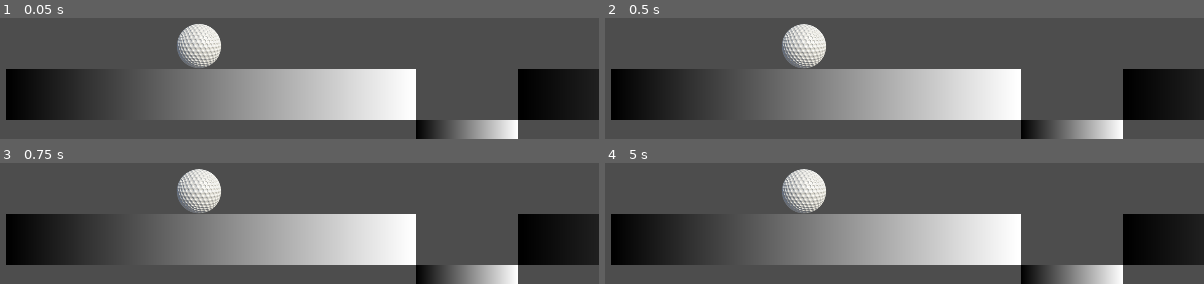
Above: before the commit, frames 1-4 (two rows, left to right).
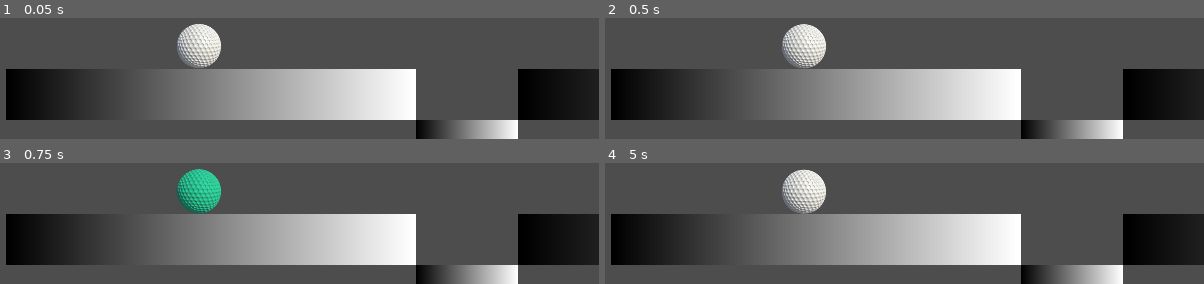
Above: after the commit, the same moments.

Repository: leafcabral/leafs-arcade
Game: Godot game, scene res://main/game_root.tscn
Same seed, same stepped clock (60 frames per second), same inputs: the game is played once before the commit and once after it.
Inputs (mouse positions are in pixels of both pictures, inside the frame that each line leads up to):
- Up to frame 1 (0.05 s): no input
- Up to frame 2 (0.5 s): no input
- Up to frame 3 (0.75 s): tap Enter at 0.5 s; move the mouse to (197, 190) at 0.52 s; click (197, 190) at 0.6 s
- Up to frame 4 (5 s): tap R (reset_start) at 1.25, 3.5, 4.9 s; move the mouse to (outside the picture) at 1.27 s; click (outside the picture) at 1.35 s; move the mouse to (outside the picture) at 2.02 s; click (outside the picture) at 2.1 s; tap F (reset_last) at 2.75, 4.15 s; move the mouse to (outside the picture) at 2.77 s; click (outside the picture) at 2.85 s; move the mouse to (outside the picture) at 3.52 s; click (outside the picture) at 3.6 s; move the mouse to (outside the picture) at 4.27 s; click (outside the picture) at 4.35 s

Frames 1-2 are identical in both runs. In frame 3, 2.1% of the frame differs, in the area x 29-37%, y 4-43%; in frame 4, 0.4%.

Commit message:
feat: add reseting ball to last and first spot

Diff:
--- a/mini-golf-2d/entities/ball/golf_ball.gd
+++ b/mini-golf-2d/entities/ball/golf_ball.gd
@@ -1,3 +1,59 @@
 @tool
 class_name GolfBall
 extends RigidBody2D
+
+
+signal stopped_moving
+signal started_moving
+
+enum NextAction {
+	NONE,
+	RESET_LAST,
+	RESET_START,
+}
+
+@export var stop_color := Color("34dda9")
+
+var next_action := NextAction.NONE
+var pos_start := Vector2.ZERO
+var pos_last := Vector2.ZERO
+
+@onready var ball_sprite: Sprite2D = $BallSprite
+
+
+func _ready() -> void:
+	pos_start = position
+	pos_last = pos_start
+
+
+func _input(event: InputEvent) -> void:
+	if event.is_action_pressed("reset_last"):
+		next_action = NextAction.RESET_LAST
+		sleeping = false
+	if event.is_action_pressed("reset_start"):
+		next_action = NextAction.RESET_START
+		sleeping = false
+
+
+func _integrate_forces(state: PhysicsDirectBodyState2D) -> void:
+	if next_action != NextAction.NONE:
+		state.linear_velocity = Vector2.ZERO
+		state.angular_velocity = 0.0
+
+		match next_action:
+			NextAction.RESET_LAST:
+				position = pos_last
+			NextAction.RESET_START:
+				position = pos_start
+
+		next_action = NextAction.NONE
+
+
+func _on_sleeping_state_changed() -> void:
+	if sleeping:
+		stopped_moving.emit()
+		ball_sprite.modulate = stop_color
+		pos_last = position
+	else:
+		started_moving.emit()
+		ball_sprite.modulate = Color.WHITE
